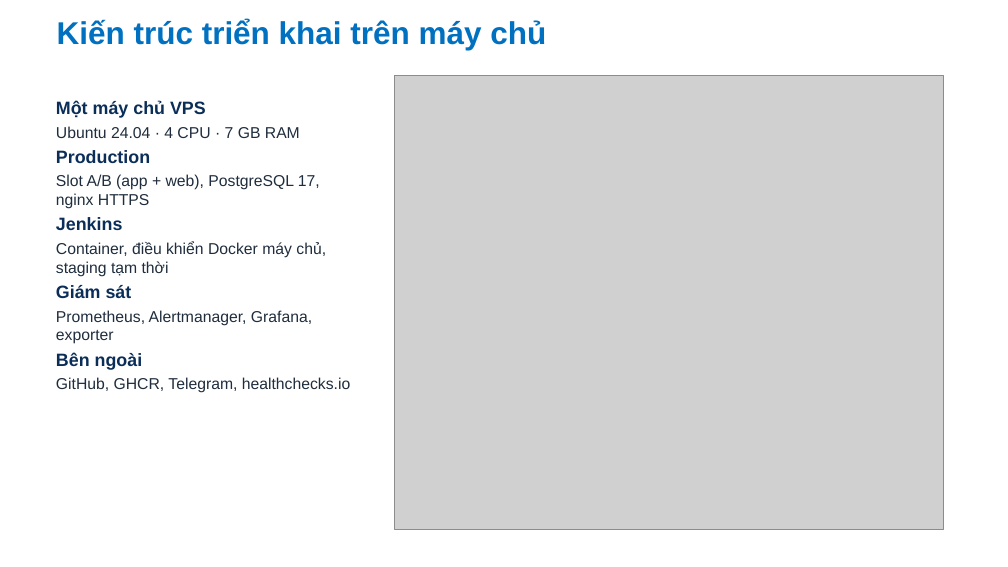
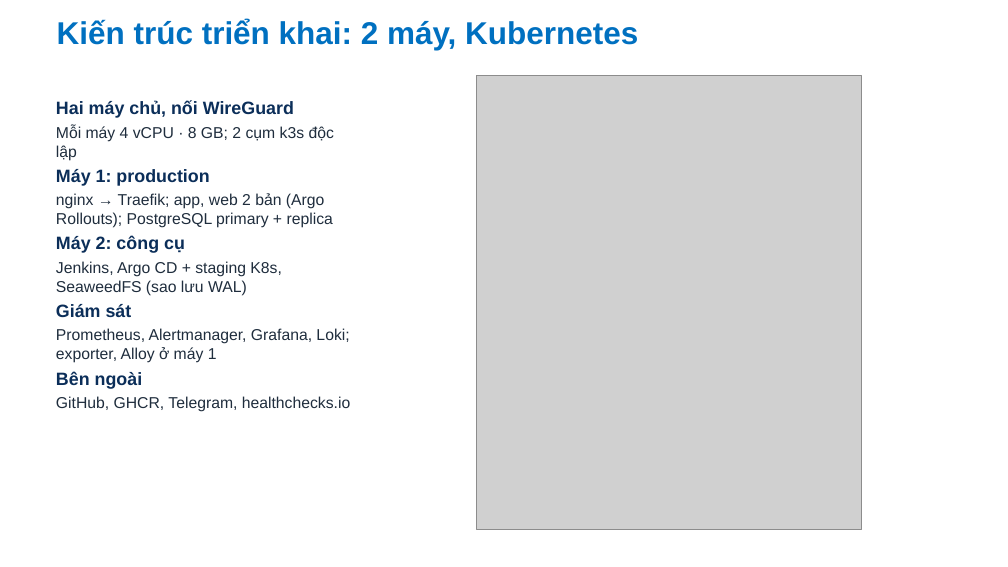
Before and after one commit to Anpham120/restaurant-management-system, a slide deck: slide 6 of docs/bao-cao/Slide_TrienKhaiPhanMem_AtlasRestaurant.pptx. Drawn at 1008x567 pixels with LibreOffice and Linux fonts; fonts in the diff are those of the drawing; grey boxes stand for pictures; background and template pictures are left out. Boxes give left, top, right and bottom in pixels: in the first picture for what was removed or moved away, otherwise in the second. Text is boxed around its words. In the diff, an @@ line names an element or a change of style, - is before the commit and + after.

```diff
--- a/docs/bao-cao/Slide_TrienKhaiPhanMem_AtlasRestaurant.pptx
+++ b/docs/bao-cao/Slide_TrienKhaiPhanMem_AtlasRestaurant.pptx
@@ title at (x1=57, y1=19, x2=638, y2=50): text changed @@
-Kiến trúc triển khai trên máy chủ
+Kiến trúc triển khai: 2 máy, Kubernetes
@@ picture resized from (x1=395, y1=76, x2=944, y2=529) to (x1=476, y1=76, x2=862, y2=529) @@
@@ text at (x1=56, y1=100, x2=334, y2=296): text changed @@
-Một máy chủ VPS
-Ubuntu 24.04 · 4 CPU · 7 GB RAM
-Production
-Slot A/B (app + web), PostgreSQL 17, nginx HTTPS
-Jenkins
-Container, điều khiển Docker máy chủ, staging tạm thời
+Hai máy chủ, nối WireGuard
+Mỗi máy 4 vCPU · 8 GB; 2 cụm k3s độc lập
+Máy 1: production
+nginx → Traefik; app, web 2 bản (Argo Rollouts); PostgreSQL primary + replica
+Máy 2: công cụ
+Jenkins, Argo CD + staging K8s, SeaweedFS (sao lưu WAL)
@@ text at (x1=56, y1=328, x2=349, y2=363): text changed @@
-Prometheus, Alertmanager, Grafana, exporter
+Prometheus, Alertmanager, Grafana, Loki; exporter, Alloy ở máy 1
```
Also in this commit, not shown: 18 other slides changed, 1 slide added, 2 slides removed, 3 other files.
